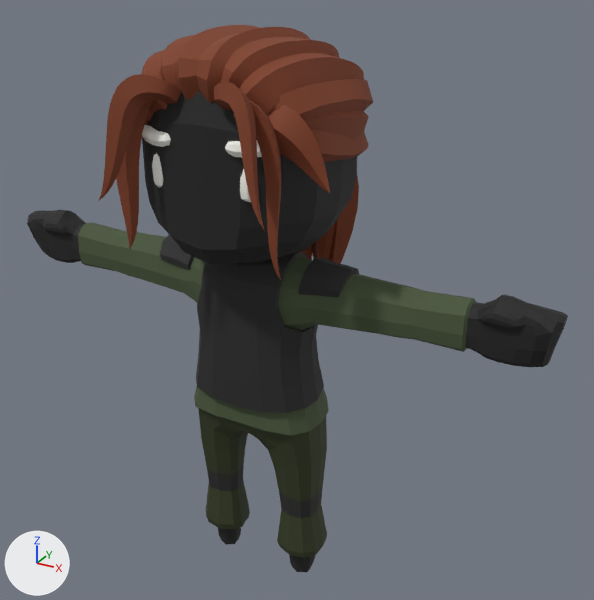
Before and after pictures for a commit that changed the glTF model public/assets/worldstream/rigged/q-soldier-woman.glb.
Camera for both pictures: a 50 mm lens placed at (1.24, -1.997, 2.041), pointed at (0.083, 0.107, 0.989). Lighting does not change. The marker at lower left points along +X, +Y and +Z. The first picture is the older version. Where no turn or scale is listed for an object, it has been applied to the vertices. Vertices at exactly the same position are counted once.

In view in the first picture: 'Body'.
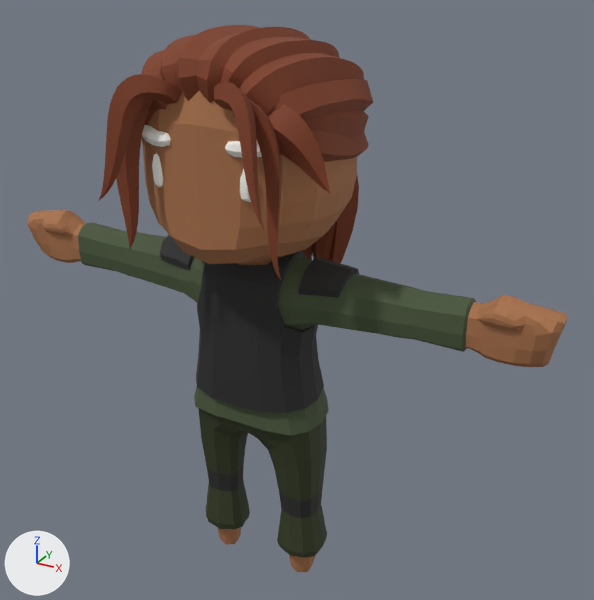
Where the change shows, as pixel boxes (x1, y1, x2, y2) in the pictures (594 x 600 px):
```json
{"part": 1, "of": "me_cube_004", "change": "recoloured", "before": [27, 90, 568, 572], "after": [27, 90, 568, 572]}
```

The change, as JSON lines over the scene's bpy script:
```json
{"block": "me_cube_004", "where": "me_cube_004.from_pydata(...)  # 3391 vertices, 6650 faces; spans x -0.92..0.92, y -0.38..0.43, z -0.01..1.82"}
{"block": "me_cube_004", "where": "# used by ob_body; location = (0.002, -0.003, 0.011)"}
{"block": "me_cube_004", "change": "me_cube_004 part 1: 1020 faces centred in x -0.92..0.92, y -0.28..0.28, z -0.01..1.77 are repainted in the vertex colours; the middle colour goes from black #1f1f1f to brown #a8714a"}
```
